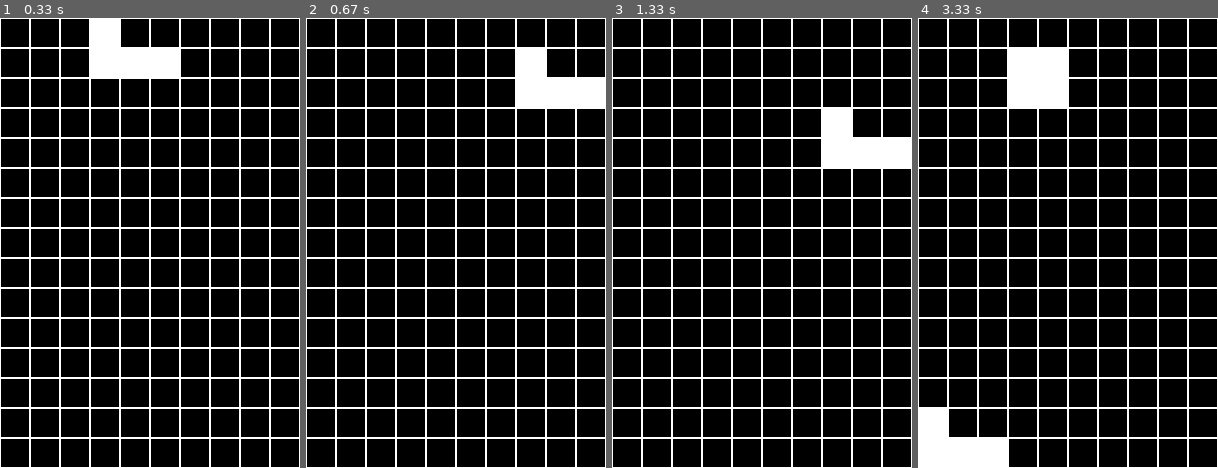
Above: before the commit, frames 1-4 (left to right).
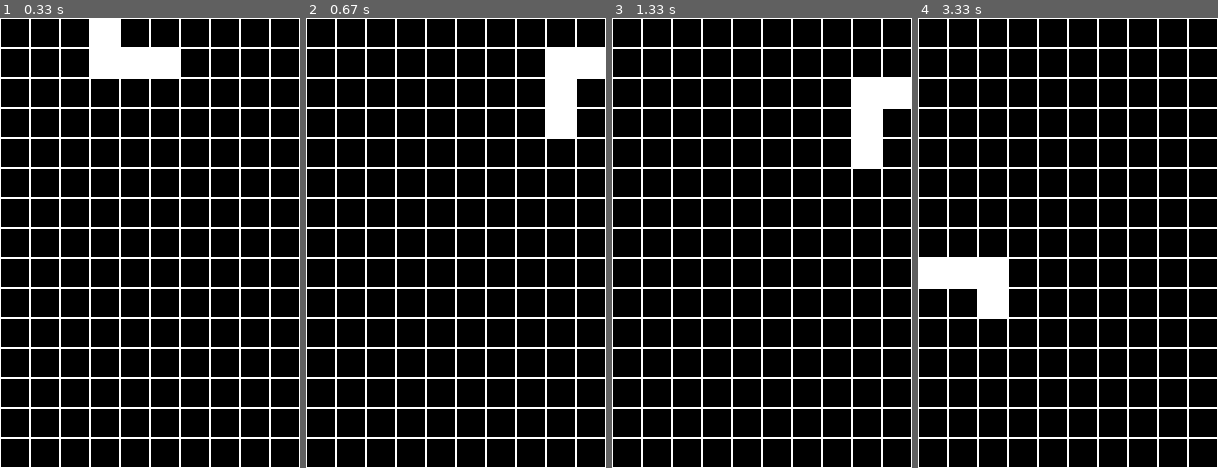
Above: after the commit, the same moments.

Repository: 7CreAtoR7/PyGame
Game: pygame game, started from Tetris/main.py
Two runs of this game, one before a commit and one after it. Both use one fixed random seed, a clock stepped at 60 frames per second and the inputs below.
Inputs:
- Up to frame 1 (0.33 s): no input
- Up to frame 2 (0.67 s): hold E from 0.33 s (still down); hold D from 0.33 s (still down)
- Up to frame 3 (1.33 s): release E at 0.8 s; release D at 0.8 s; tap Enter at 0.83 s
- Up to frame 4 (3.33 s): hold A 2.17-2.7 s; hold S 2.73-3.03 s; hold A from 3.07 s (still down); tap E at 3.22 s

Frame 1 is identical in both runs. In frame 2, 3.5% of the frame differs, in the area x 70-100%, y 6-27%; in frame 3, 3.5%; in frame 4, 7.0%, in the area x 0-50%, y 6-100%.

Commit message:
Повороты фигур

Diff:
--- a/Tetris/main.py
+++ b/Tetris/main.py
@@ -93,6 +93,55 @@
             return True
         return False
 
+    def rotate(self, n):
+        for i in range(n):
+            self.rotate_()
+
+    def rotate_(self):
+        x_offset = min([i[0] for i in self.blocks])
+        y_offset = min([i[1] for i in self.blocks])
+
+        m = [[0] * 4 for i in range(4)]
+
+        for block in self.blocks:
+            tetris.board[block[0]][block[1]] = 0
+            m[block[0] - x_offset][block[1] - y_offset] = 1
+
+        for i in range(5, 0, -1):
+            m_ = [j[:i] for j in m[:i]]
+            if sum(m_, []).count(1) != 4:
+                break
+
+        m = [j[:i + 1] for j in m[:i + 1]]
+        a = [[m[j][i] for j in range(len(m))] for i in range(len(m[0]) -1, -1, -1)]
+
+        for i in a:
+            if not any(i):
+                x_offset -= 1
+            else:
+                break
+
+        for i in range(len(a)):
+            if not any([j[i] for j in a]):
+                y_offset -= 1
+            else:
+                break
+
+        new_blocks = []
+
+        for i in range(len(a)):
+            for j in range(len(a)):
+                if a[i][j] == 1:
+                    tetris.board[i + x_offset][j + y_offset] = 1
+                    new_blocks.append([i + x_offset, j + y_offset])
+
+        self.blocks = new_blocks
+
+        m = [[0] * 4 for i in range(4)]
+
+        for block in self.blocks:
+            m[block[0] - x_offset][block[1] - y_offset] = 1
+
 
 class Hero(Figure):
     def __init__(self, tetris, position):
@@ -196,8 +245,8 @@
             elif figure.move_down() == False:
                 self.current_figure = None
 
-            if all(self.board[-1]):
-                self.board[-1] = [0] * self.width
+            while all(self.board[-1]):
+                self.board = [[0] * self.width] + self.board[:-1]
                 self.score += 100
 
     def render(self, screen):
@@ -222,8 +271,8 @@
 
 
 if __name__ == '__main__':
-    DEFAULT_SPEED = 10
-    INCREASED_SPEED = 50
+    DEFAULT_SPEED = 6
+    INCREASED_SPEED = 30
     FIGURES = [Hero, Smashboy, Teewee, OrangeRicky,
                BlueRicky, Cleveland, RhodeIsland]
     FIGURES_SEQUENCE = figures_sequence(FIGURES)
@@ -262,14 +311,18 @@
             elif event.type == pygame.KEYDOWN:
                 if event.key in [97, 100, 115]:
                     current_key = event.key
+                elif event.key == 101:
+                    tetris.current_figure.rotate(3)
+                elif event.key == 113:
+                    tetris.current_figure.rotate(1)
             elif event.type == pygame.KEYUP:
                 if event.key in [97, 100, 115]:
                     current_key = None
 
         if tetris.current_figure:
-            if current_key == 97:
+            if current_key == 97:  # pressed A
                 tetris.current_figure.move_left()
-            elif current_key == 100:
+            elif current_key == 100:  # pressed D
                 tetris.current_figure.move_right()
             elif current_key == 115:  # pressed S
                 speed = INCREASED_SPEED
Not shown, removed: bash.exe.stackdump
